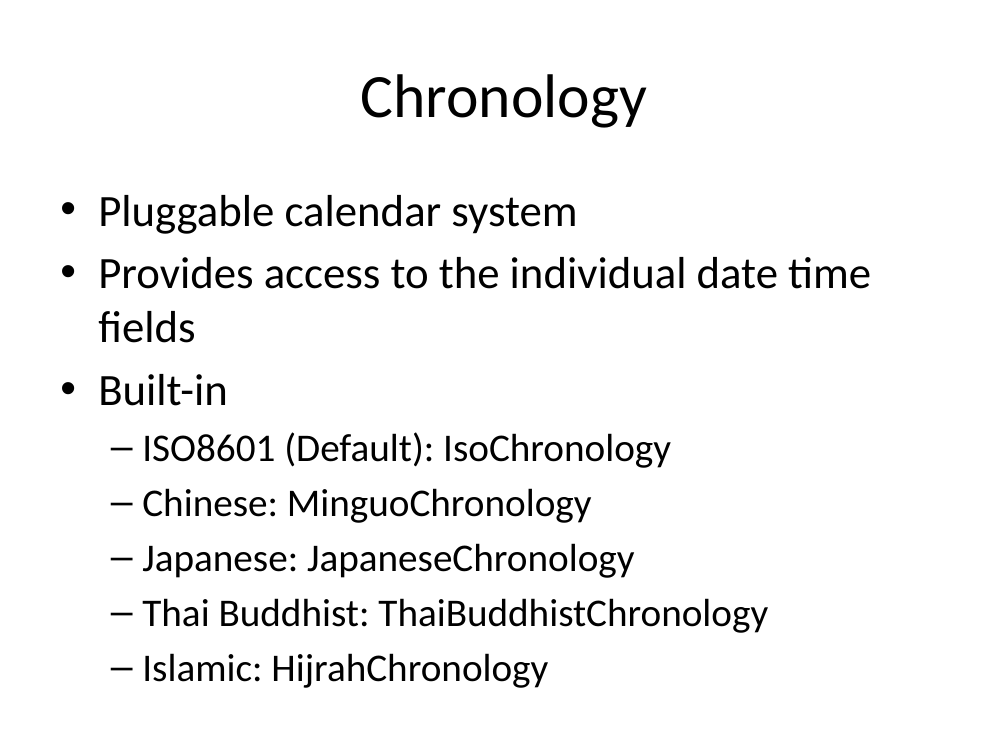
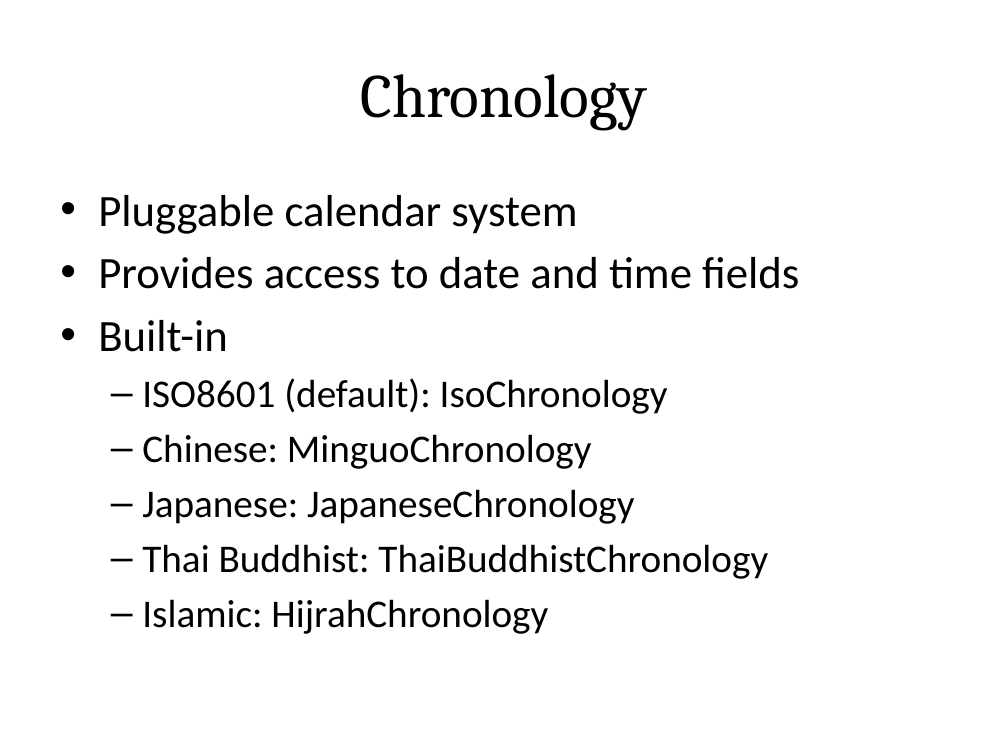
Before and after one commit to sualeh/make-a-date, a slide deck: slide 29 of Java 8 Date and Time API.pptx. Drawn at 1008x756 pixels with LibreOffice and Linux fonts; fonts in the diff are those of the drawing. Boxes give left, top, right and bottom in pixels: in the first picture for what was removed or moved away, otherwise in the second. Text is boxed around its words. In the diff, an @@ line names an element or a change of style, - is before the commit and + after.

```diff
--- a/Java 8 Date and Time API.pptx
+++ b/Java 8 Date and Time API.pptx
@@ title "Chronology" at [360, 74, 647, 131]: font Calibri to Cambria @@
@@ text at [98, 257, 799, 289]: text changed @@
-• Provides access to the individual date time fields
+• Provides access to date and time fields
@@ text at [142, 378, 668, 414]: text changed @@
-  – ISO8601 (Default): IsoChronology
+  – ISO8601 (default): IsoChronology
```
Also in this commit, not shown: 42 other slides changed.
